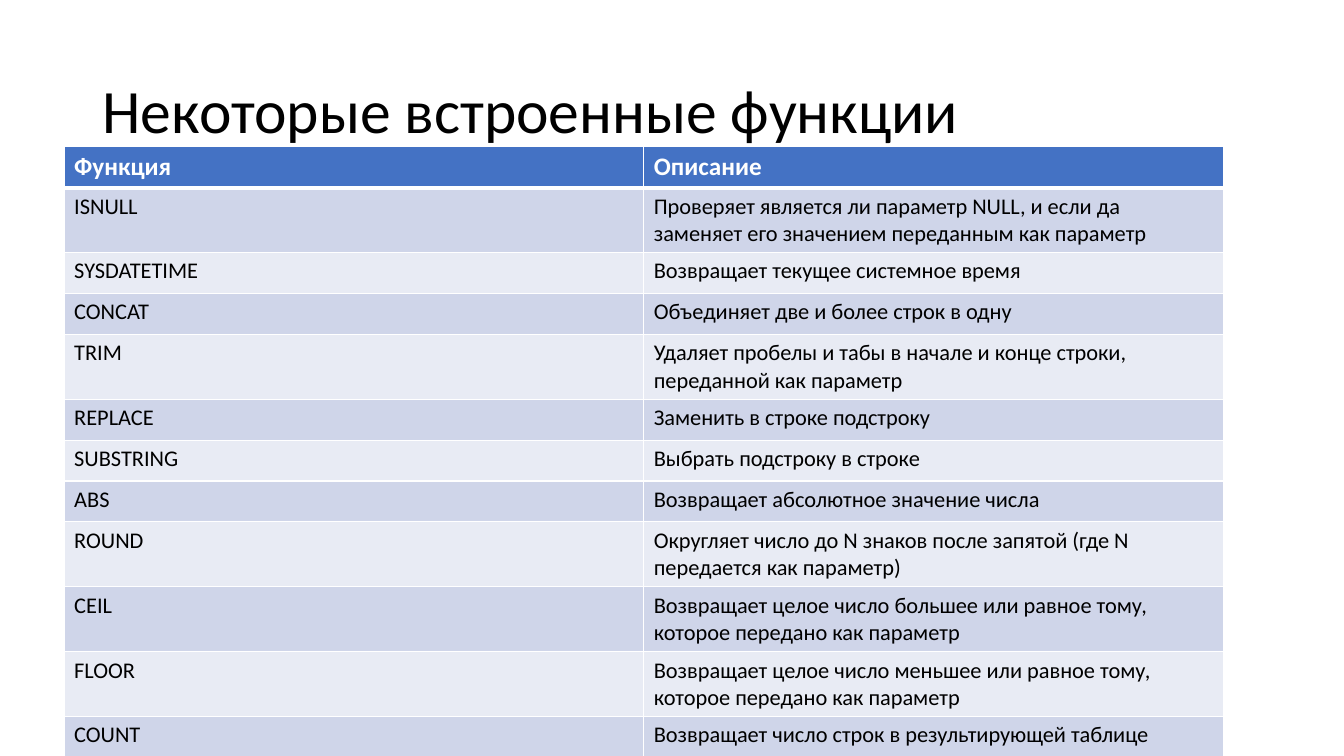
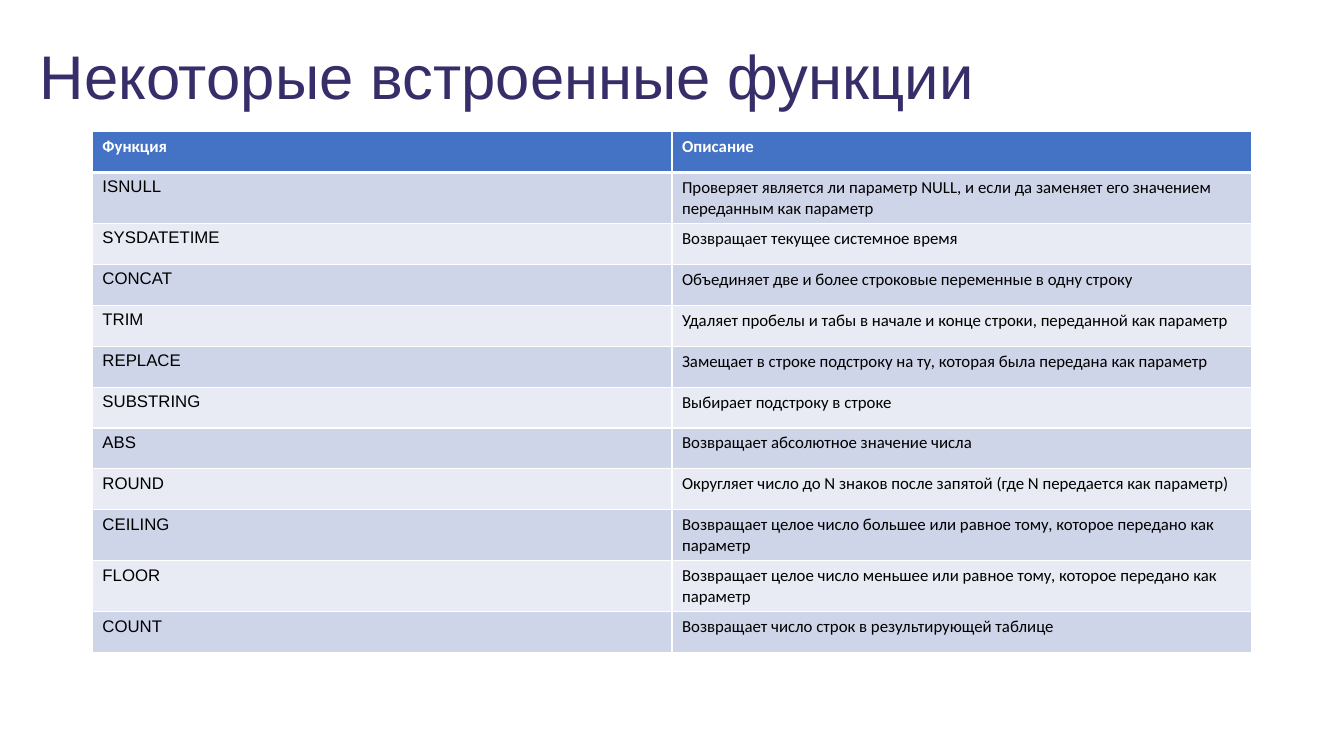
Before and after one commit to dmitriykuptsov/SQL, a slide deck: slide 54 of sql.pptx (slide 47 before the commit). Drawn at 1344x756 pixels with LibreOffice and Linux fonts; fonts in the diff are those of the drawing; background and template pictures are left out. Boxes give left, top, right and bottom in pixels: in the first picture for what was removed or moved away, otherwise in the second. Text is boxed around its words. In the diff, an @@ line names an element or a change of style, - is before the commit and + after.

```diff
--- a/sql.pptx
+++ b/sql.pptx
@@ title "Некоторые встроенные функции": place and size @@
-title "Некоторые встроенные функции" at (102,91,958,148)
+title "Некоторые встроенные функции" at (40,54,974,111)
@@ title "Некоторые встроенные функции" at (40,54,974,111): font Calibri to Arial, text colour #000000 to #372D68; line spacing 0.9 to 1; vertical alignment middle to top @@
@@ table at (93,132,1252,651) @@
-row 4, column 2: Объединяет две и более строк в одну
+row 4, column 2: Объединяет две и более строковые переменные в одну строку
-row 6, column 2: Заменить в строке подстроку
+row 6, column 2: Замещает в строке подстроку на ту, которая была передана как параметр
-row 7, column 2: Выбрать подстроку в строке
+row 7, column 2: Выбирает подстроку в строке
-row 10, column 1: CEIL
+row 10, column 1: CEILING
@@ size 18 to 12 pt in "Функция", "Описание" @@
@@ size 16 to 12 pt in "ISNULL", "Проверяет является ли параметр NULL, и если ...", "SYSDATETIME", "Возвращает текущее системное время" and 14 more places @@
@@ font Calibri to Arial in "ISNULL", "SYSDATETIME", "CONCAT", "TRIM" and 6 more places @@
@@ table: place and size @@
-table at (65,147,1224,753)
+table at (93,132,1252,651)
```
Also in this commit, not shown: 57 other slides changed, 7 slides added, 7 slides removed, 3 other files.
